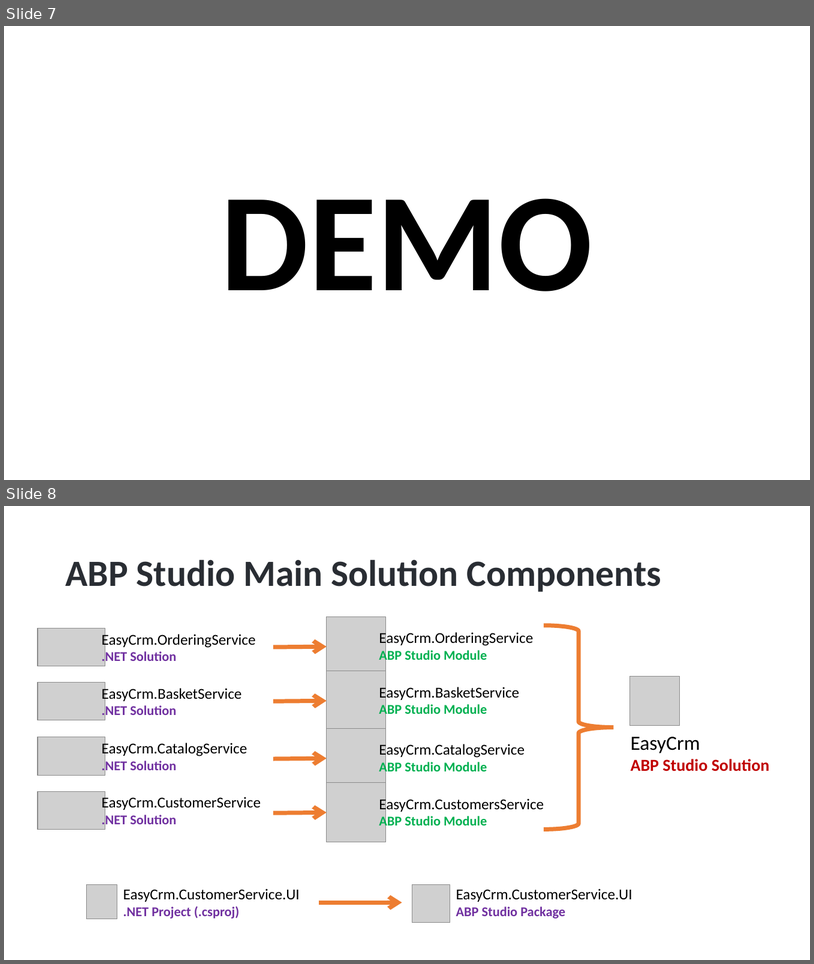
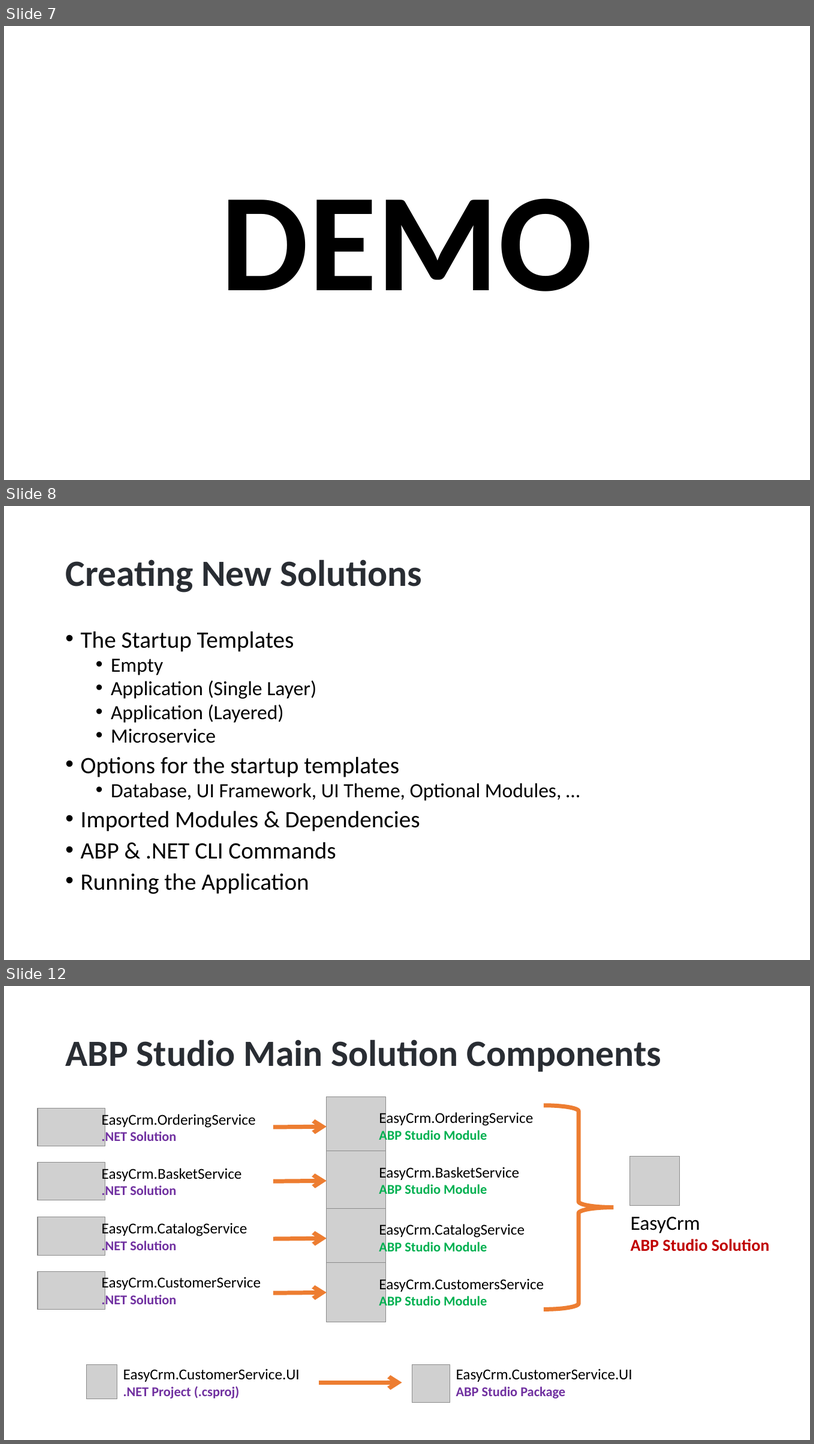
Before and after one commit to hikalkan/presentations, a slide deck: 2024-08-15 ABP Community Talks 2024.4/ABP Studio - The Missing Tool for Dotnet Developers.pptx. Shown one above the other, each under a label of ours: slides 7 and 8 before the commit, slides 7, 8 and 12 after it; the slides between them are not shown. The pictures are 814x964 and 814x1444 pixels, drawn with LibreOffice and Linux fonts; fonts in the diff are those of the drawing; grey boxes stand for pictures; background and template pictures are left out. Boxes give left, top, right and bottom in pixels: in the first picture for what was removed or moved away, otherwise in the second. Text is boxed around its words. In the diff, an @@ line names an element or a change of style, - is before the commit and + after.

```diff
--- a/2024-08-15 ABP Community Talks 2024.4/ABP Studio - The Missing Tool for Dotnet Developers.pptx
+++ b/2024-08-15 ABP Community Talks 2024.4/ABP Studio - The Missing Tool for Dotnet Developers.pptx
@@ slide 8 added at (x1=4, y1=506, x2=810, y2=960), background picture (left out) @@
@@ title added at (x1=65, y1=559, x2=422, y2=592), 44 pt, text #292D33, bold @@
+Creating New Solutions
@@ text added at (x1=81, y1=631, x2=562, y2=894), 28 pt, text #000000 @@
+• The Startup Templates
+  • Empty
+  • Application (Single Layer)
+  • Application (Layered)
+  • Microservice
+• Options for the startup templates
+  • Database, UI Framework, UI Theme, Optional Modules, …
+• Imported Modules & Dependencies
+• ABP & .NET CLI Commands
+• Running the Application
@@ what was slide 8 is now slide 12 @@
```
Also in this commit, not shown: 1 slide changed, 4 other slides added, 1 slide removed.
